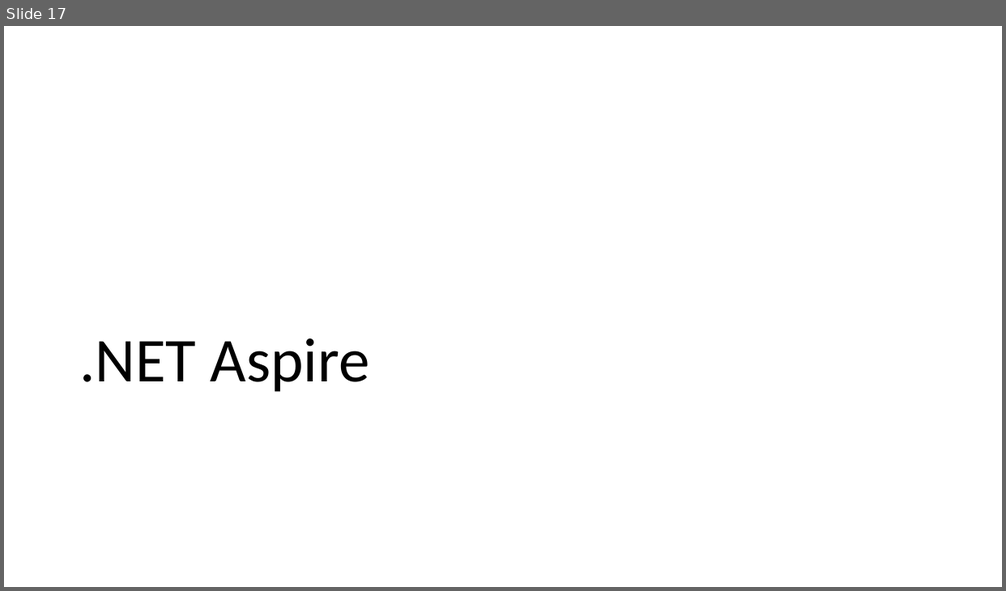
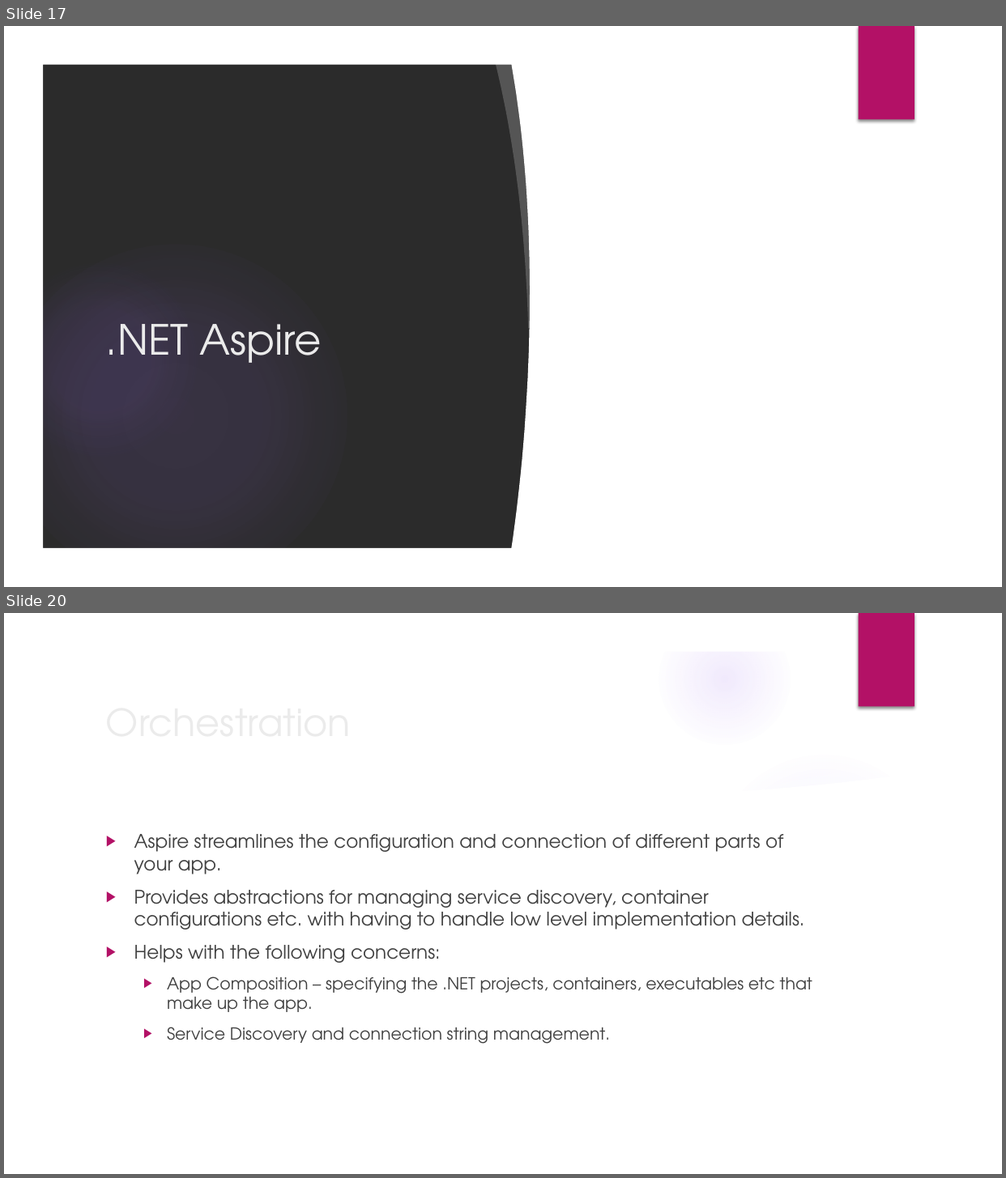
Before and after one commit to willvelida/talks, a slide deck: whats-new-cloud-native-dev-dotnet8/slide_deck.pptx. Shown one above the other, each under a label of ours: slide 17 before the commit, slides 17 and 20 after it; the slides between them are not shown. The pictures are 1006x591 and 1006x1178 pixels, drawn with LibreOffice and Linux fonts; fonts in the diff are those of the drawing; background and template pictures are left out; a plain dark background stands for a picture behind light text. Boxes give left, top, right and bottom in pixels: in the first picture for what was removed or moved away, otherwise in the second. Text is boxed around its words. In the diff, an @@ line names an element or a change of style, - is before the commit and + after.

```diff
--- a/whats-new-cloud-native-dev-dotnet8/slide_deck.pptx
+++ b/whats-new-cloud-native-dev-dotnet8/slide_deck.pptx
@@ slide 20 added at bbox=[4, 613, 1002, 1174], background picture (left out); not listed: 6 template elements that a slide beside it also shows @@
@@ title added at bbox=[98, 692, 816, 750], 36 pt, text #EBEBEB @@
+Orchestration
@@ freeform shape added at bbox=[698, 738, 971, 820], fill #FFFFFF at 20% opacity @@
@@ ellipse added at bbox=[709, 750, 939, 981], fill gradient #9B6BF2 @@
@@ freeform shape added at bbox=[41, 766, 965, 1137], fill #FFFFFF @@
@@ text added at bbox=[134, 834, 812, 1044], 18 pt, text #404040 @@
+▶ Aspire streamlines the configuration and connection of different parts of your app.
+▶ Provides abstractions for managing service discovery, container configurations etc. with having to handle low level implementation details.
+▶ Helps with the following concerns:
+  ▶ App Composition – specifying the .NET projects, containers, executables etc that make up the app.
+  ▶ Service Discovery and connection string management.
@@ slide 17 changed as well @@
@@ background #FFFFFF to picture (left out) @@
@@ group added at bbox=[4, 26, 1002, 587]: 3 freeform shapes, 2 ellipses, 1 rectangle @@
@@ rectangle added at bbox=[859, 26, 914, 120], fill #B31166 @@
@@ title ".NET Aspire": place and size @@
-title ".NET Aspire" at bbox=[79, 339, 370, 392]
+title ".NET Aspire" at bbox=[106, 324, 322, 363]
@@ title ".NET Aspire" at bbox=[106, 324, 322, 363]: size 60 to 40 pt, font Calibri to TeX Gyre Adventor, text colour #000000 to #EBEBEB; line spacing 0.9 to 1; vertical alignment bottom to middle @@
```
Also in this commit, not shown: 17 other slides changed, 7 other slides added, 4 other files.
